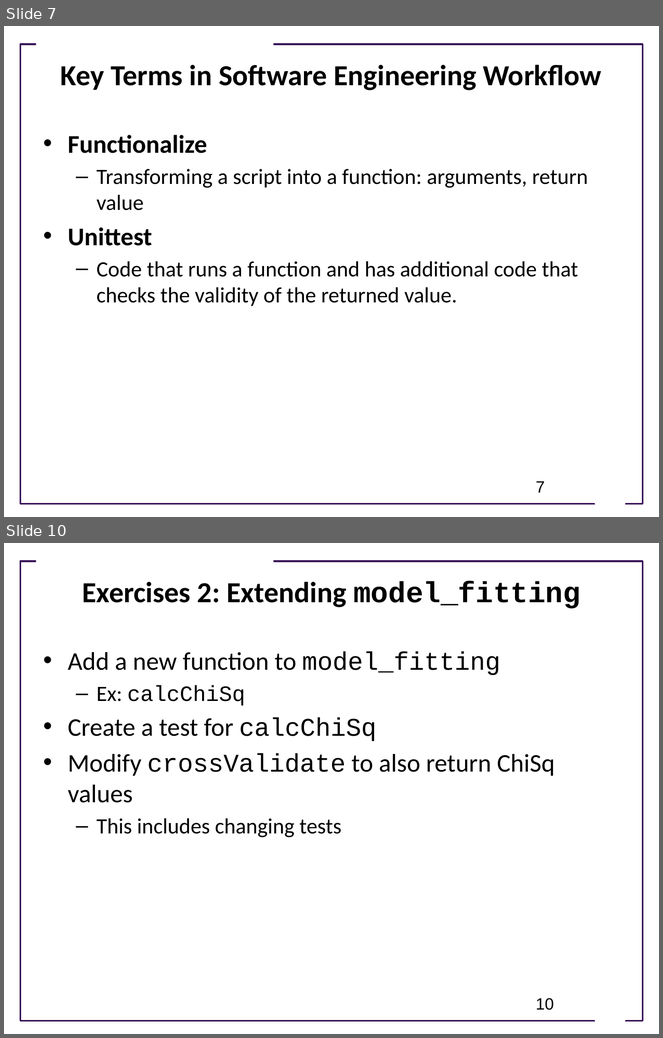
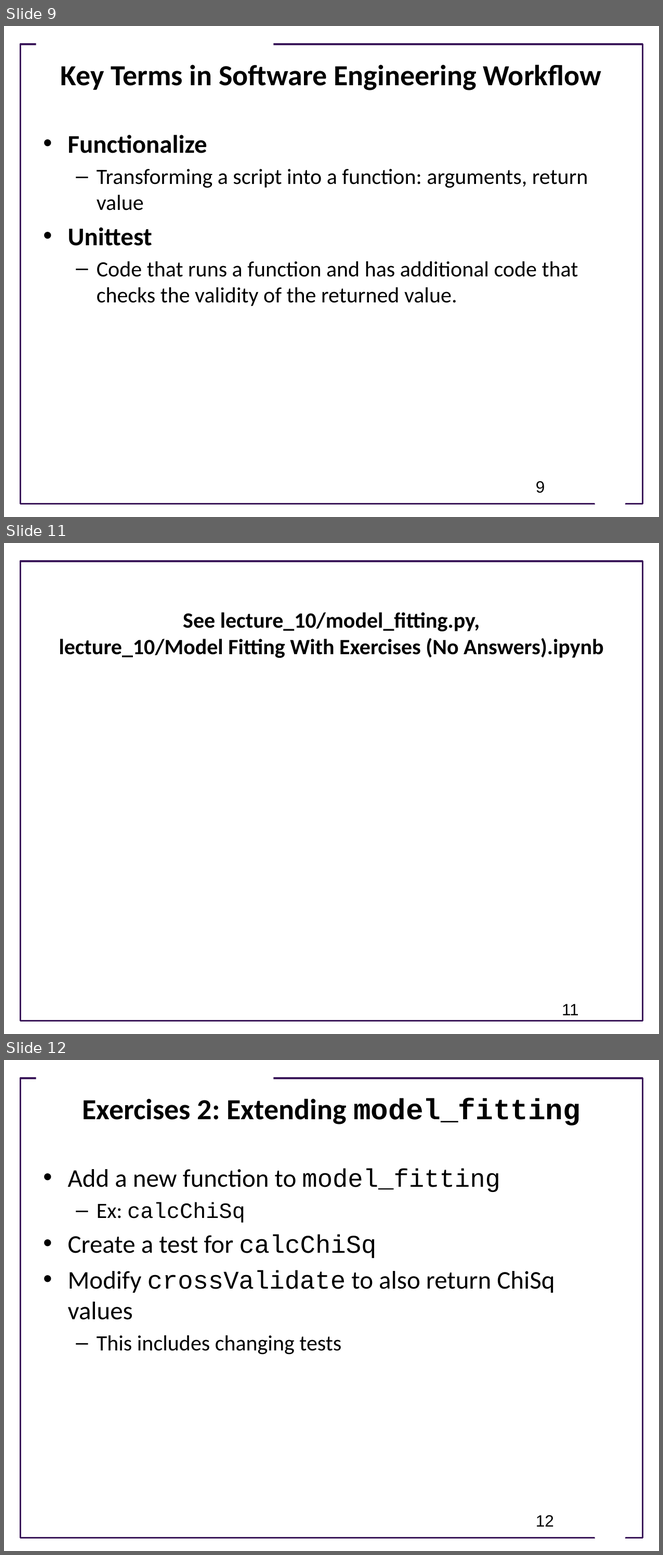
Before and after one commit to ModelEngineering/advancing-biomedical-models, a slide deck: lectures/lecture_10/Lecture_10_Cross_Validation_and_Software_Engineering.pptx. Shown one above the other, each under a label of ours: slides 7 and 10 before the commit, slides 9, 11 and 12 after it; the slides between them are not shown. The pictures are 663x1038 and 663x1555 pixels, drawn with LibreOffice and Linux fonts; fonts in the diff are those of the drawing; background and template pictures are left out. Boxes give left, top, right and bottom in pixels: in the first picture for what was removed or moved away, otherwise in the second. Text is boxed around its words. In the diff, an @@ line names an element or a change of style, - is before the commit and + after.

```diff
--- a/lectures/lecture_10/Lecture_10_Cross_Validation_and_Software_Engineering.pptx
+++ b/lectures/lecture_10/Lecture_10_Cross_Validation_and_Software_Engineering.pptx
@@ slide 11 added at (4,543,659,1034), background #FFFFFF; not listed: 1 template element that a slide beside it also shows @@
@@ title added at (59,612,604,658), 24 pt, text #000000, bold @@
+See lecture_10/model_fitting.py,
+lecture_10/Model Fitting With Exercises (No Answers).ipynb
@@ page number added at (562,1004,579,1016), 18 pt, text #000000 @@
+11
@@ what was slide 7 is now slide 9 @@
@@ page number at (536,482,545,493): text changed @@
-7
+9
@@ what was slide 10 is now slide 12 @@
@@ page number at (536,1516,554,1527): text changed @@
-10
+12
```
Also in this commit, not shown: 5 slides changed, 2 other slides added, 1 slide removed.
